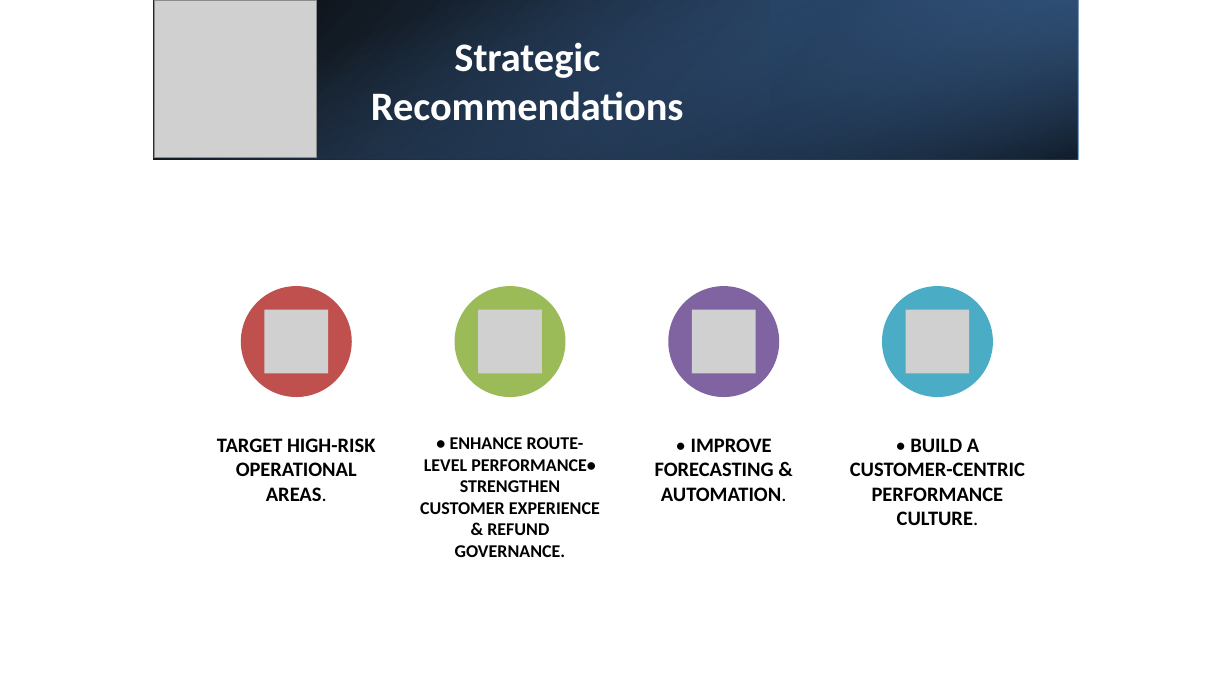
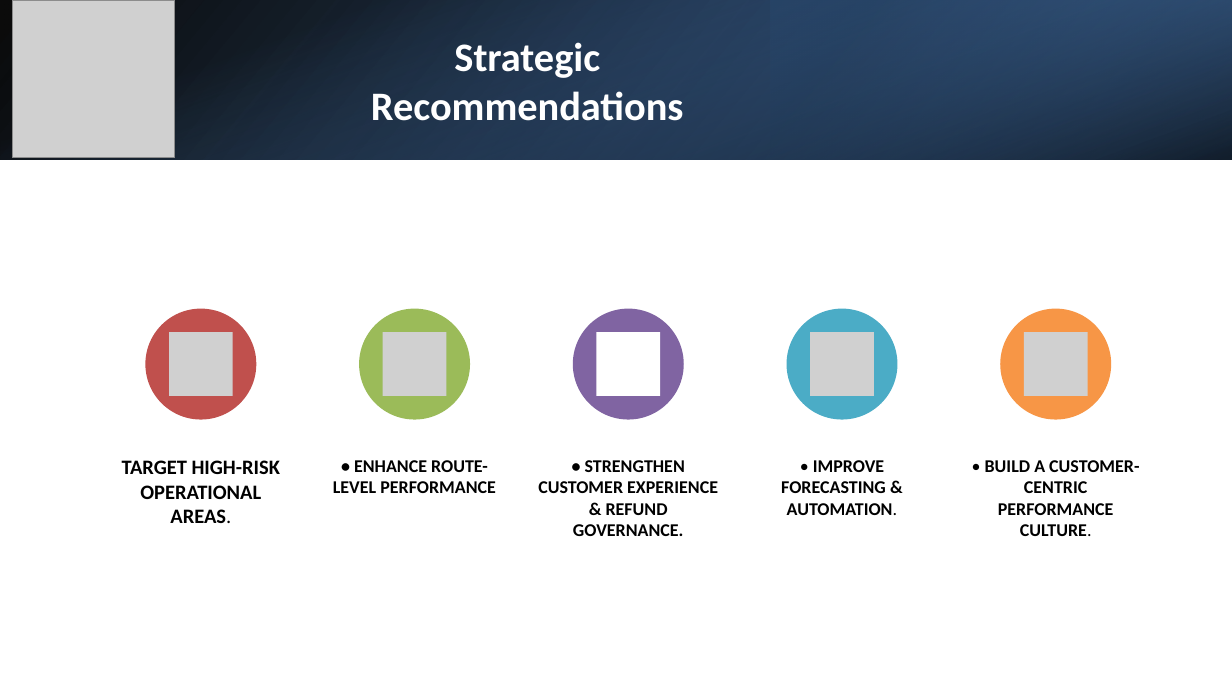
Before and after one commit to powerbiteam1/UK-Train-Rides, a slide deck: slide 9 of UK_Rail_Analytics_Presentation_CEO_V5.pptx. Drawn at 1232x693 pixels with LibreOffice and Linux fonts; fonts in the diff are those of the drawing; grey boxes stand for pictures. Boxes give left, top, right and bottom in pixels: in the first picture for what was removed or moved away, otherwise in the second. Text is boxed around its words. In the diff, an @@ line names an element or a change of style, - is before the commit and + after.

```diff
--- a/UK_Rail_Analytics_Presentation_CEO_V5.pptx
+++ b/UK_Rail_Analytics_Presentation_CEO_V5.pptx
@@ rectangle: place and size @@
-rectangle at [154,0,1079,159]
+rectangle at [0,0,1232,159]
@@ rectangle: place and size @@
-rectangle at [153,0,1078,159]
+rectangle at [0,0,1232,159]
@@ picture: place and size @@
-picture at [154,0,317,158]
+picture at [12,0,175,158]
@@ rectangle: place and size @@
-rectangle at [770,0,1078,159]
+rectangle at [770,0,1232,159]
@@ picture removed at [479,310,543,373] @@
@@ 4 ellipses: place and size @@
-4 ellipses at [241,287,994,397]
+4 ellipses at [145,309,897,420]
@@ picture removed at [906,310,970,373] @@
@@ picture: place and size @@
-picture at [264,310,328,373]
+picture at [169,333,233,396]
@@ picture: place and size @@
-picture at [692,310,756,373]
+picture at [811,333,874,396]
@@ group added at [333,309,1112,493]: 2 pictures, 1 text, 1 rectangle, 1 ellipse @@
+• ENHANCE ROUTE-LEVEL PERFORMANCE
@@ text "TARGET HIGH-RISK OPERATIONAL AREAS.": place and size @@
-text "TARGET HIGH-RISK OPERATIONAL AREAS." at [217,438,375,501]
+text "TARGET HIGH-RISK OPERATIONAL AREAS." at [122,460,280,523]
@@ text at [538,460,718,536]: text changed @@
-• ENHANCE ROUTE-LEVEL PERFORMANCE• STRENGTHEN CUSTOMER EXPERIENCE & REFUND GOVERNANCE.
+• STRENGTHEN CUSTOMER EXPERIENCE & REFUND GOVERNANCE.
@@ text "• IMPROVE FORECASTING & AUTOMATION." at [781,460,898,515]: size 16 to 14 pt @@
@@ text "• IMPROVE FORECASTING & AUTOMATION.": place and size @@
-text "• IMPROVE FORECASTING & AUTOMATION." at [655,438,787,501]
+text "• IMPROVE FORECASTING & AUTOMATION." at [781,460,898,515]
@@ text "• BUILD A CUSTOMER-CENTRIC PERFORMANCE ...": place and size @@
-text "• BUILD A CUSTOMER-CENTRIC PERFORMANCE ..." at [850,438,1025,525]
+text "• BUILD A CUSTOMER-CENTRIC PERFORMANCE ..." at [985,460,1139,536]
@@ text "• BUILD A CUSTOMER-CENTRIC PERFORMANCE ..." at [985,460,1139,536]: size 16 to 14 pt @@
```
Also in this commit, not shown: 7 other slides changed, 1 slide added, 1 slide removed, 1 other file.
